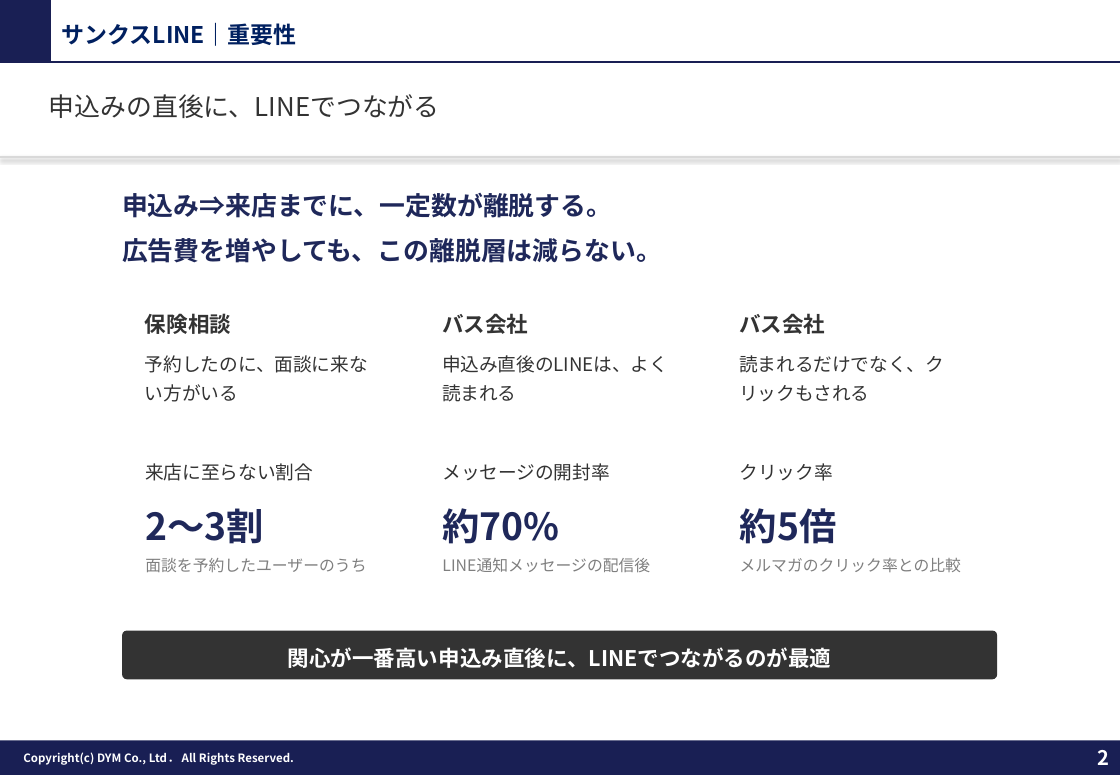
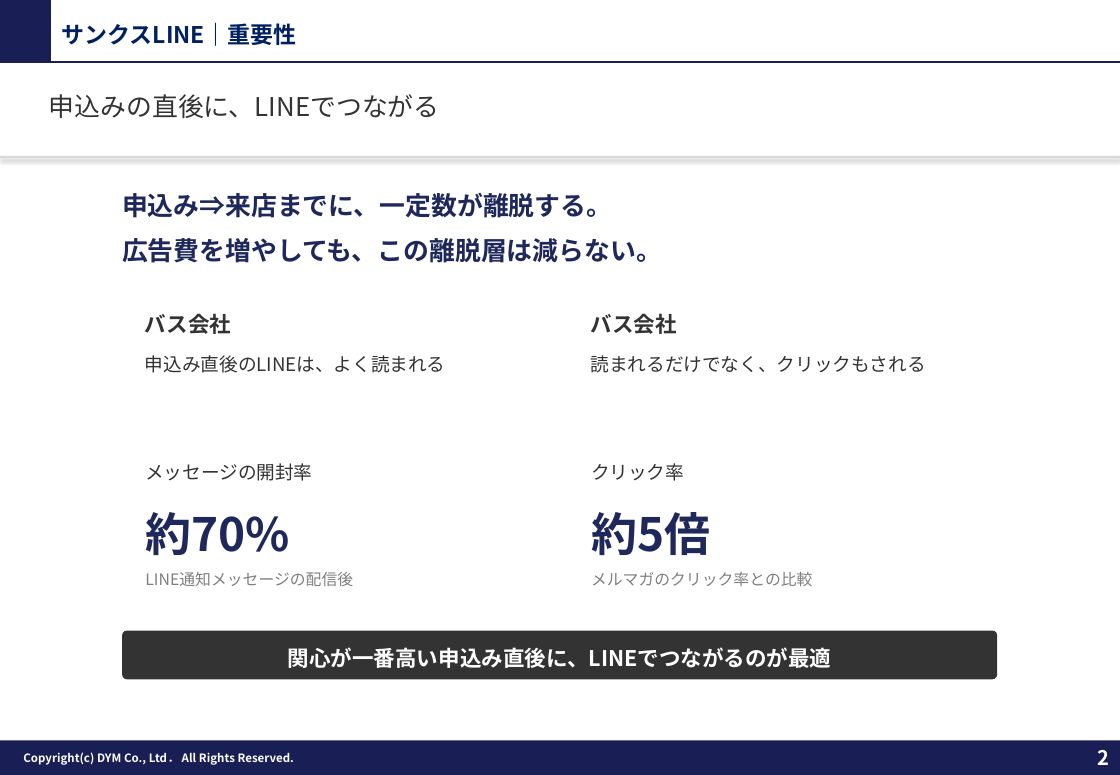
Before and after one commit to tonomura-r-dev/folder, a slide deck: slide 2 of 20261002_サンクスLINEのご提案_事例入り.pptx. Drawn at 1120x775 pixels with LibreOffice and Linux fonts; fonts in the diff are those of the drawing; background and template pictures are left out. Boxes give left, top, right and bottom in pixels: in the first picture for what was removed or moved away, otherwise in the second. Text is boxed around its words. In the diff, an @@ line names an element or a change of style, - is before the commit and + after.

```diff
--- a/20261002_サンクスLINEのご提案_事例入り.pptx
+++ b/20261002_サンクスLINEのご提案_事例入り.pptx
@@ text "バス会社" rewrapped from box(442, 313, 668, 402) to box(145, 313, 446, 373) @@
@@ text "バス会社" rewrapped from box(739, 313, 944, 401) to box(591, 313, 926, 373) @@
@@ text removed at box(145, 314, 368, 402) @@
-保険相談
-予約したのに、面談に来ない方がいる
@@ text "メッセージの開封率": place and size @@
-text "メッセージの開封率" at box(442, 463, 650, 572)
+text "メッセージの開封率" at box(145, 463, 353, 586)
@@ text "クリック率": place and size @@
-text "クリック率" at box(740, 463, 961, 572)
+text "クリック率" at box(591, 463, 812, 586)
@@ text removed at box(145, 463, 366, 572) @@
-来店に至らない割合
-2〜3割
-面談を予約したユーザーのうち
@@ text at box(145, 512, 289, 555): size 26 to 32 pt in "約70%" @@
@@ text at box(591, 512, 710, 555): size 26 to 32 pt in "約5倍" @@
```
Also in this commit, not shown: 2 other slides changed, 12 other files.
